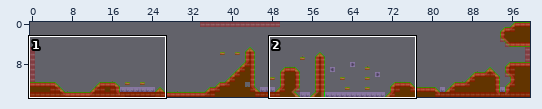
Level history. Tiled map: tiles/map2.tmx. Above: a wide view before the commit, with the close-up outlined.
Close-up. Before:
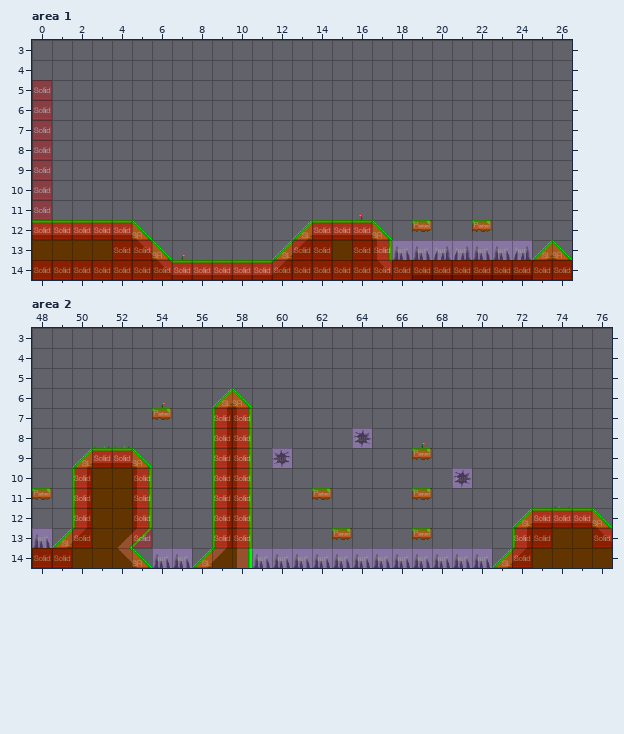
Cells are 32x32 px. Shown: area 1 x 0..26, y 3..14; area 2 x 48..76, y 3..14. The commit also changed other parts of the map, which this record leaves out.
And afterwards:
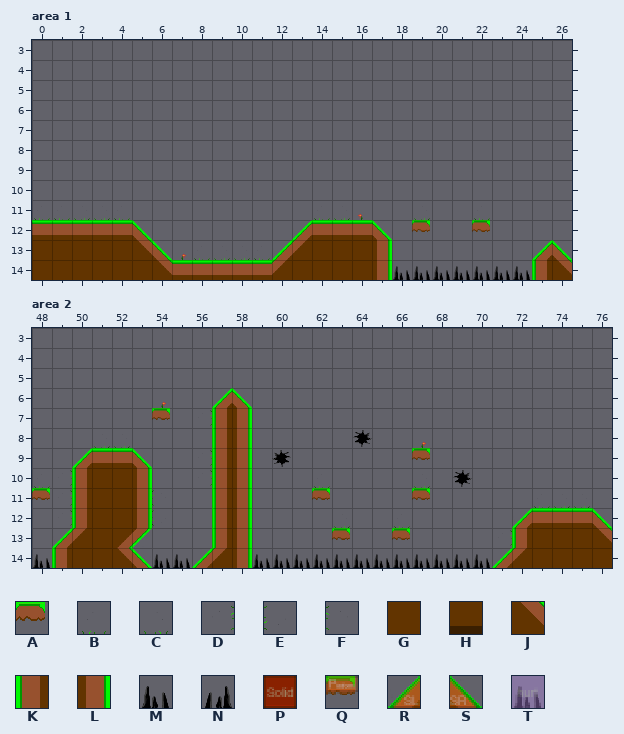
Key: from "map1tiles": A 0, B 5, C 5 flipped left-right, D 5 flipped on the diagonal, E 5 flipped on the other diagonal, F 5 turned 90, G 10, H 11, J 12, K 15 turned 270, L 15 turned 90, M 16, N 16 flipped left-right; from "metatiles32x32": P 0 "solid", Q 1 "platform", R 2 "lslope", S 3 "rslope", T 6 "solid".
_ is an empty cell, . an unchanged one.
See-through tiles are keyed as they look on the map.
Edits made:
--- layer "foreground", area 1
@@ x 0..22 @@
-11 _____.........__..._.._
+11 BBCCB.........BC...C..B
@@ x 8..26 @@
-13 ____......MMNNMMN..
-14 .........JGHHHHHHGG
+13 BCCB......_______..
+14 .........LMMMMMMMKJ
--- layer "collision" (now hidden), area 1
@@ x 0..26 @@
- 5 P..........................
- 6 P..........................
- 7 P..........................
- 8 P..........................
- 9 P..........................
-10 P..........................
-11 P..........................
-12 PPPPPS.......RPPPS.Q..Q....
-13 ....PPS.....RPP.PPTTTTTTTRS
-14 PPPPPPPPPPPPPPPPPPPPPPPPPPP
+ 5 _..........................
+ 6 _..........................
+ 7 _..........................
+ 8 _..........................
+ 9 _..........................
+10 _..........................
+11 _..........................
+12 ______......._____._.._....
+13 ....___.....___.___________
+14 ___________________________
--- layer "foreground", area 2
@@ x 56..56 @@
- 7 _
+ 7 D
@@ x 48..75 @@
- 9 ........_...................
-10 __......_....._...._........
-11 ._...._.................._B_
-12 ._...._........_.._.........
-13 M................._A..._....
-14 GG..........................
+ 9 ........D...................
+10 BD......D.....B....C........
+11 .D....F..................BCC
+12 .D....E........C..B.........
+13 _.................A_...D....
+14 MK..........................
--- layer "collision" (now hidden), area 2
@@ x 48..76 @@
- 6 .........RS..................
- 7 ......Q..PP..................
- 8 .........PP.....T............
- 9 ..RPPS...PP.T......Q.........
-10 ..P..P...PP..........T.......
-11 Q.P..P...PP...Q....Q.........
-12 ..P..P...PP.............RPPPS
-13 TRP..P...PP....Q...Q....PP..P
-14 PP...STTR..TTTTTTTTTTTTRP....
+ 6 .........__..................
+ 7 ......_..__..................
+ 8 .........__....._............
+ 9 ..____...__._......_.........
+10 .._.._...__.........._.......
+11 _._.._...__..._...._.........
+12 .._.._...__............._____
+13 ___.._...__...._..._....__.._
+14 __...____..______________....
